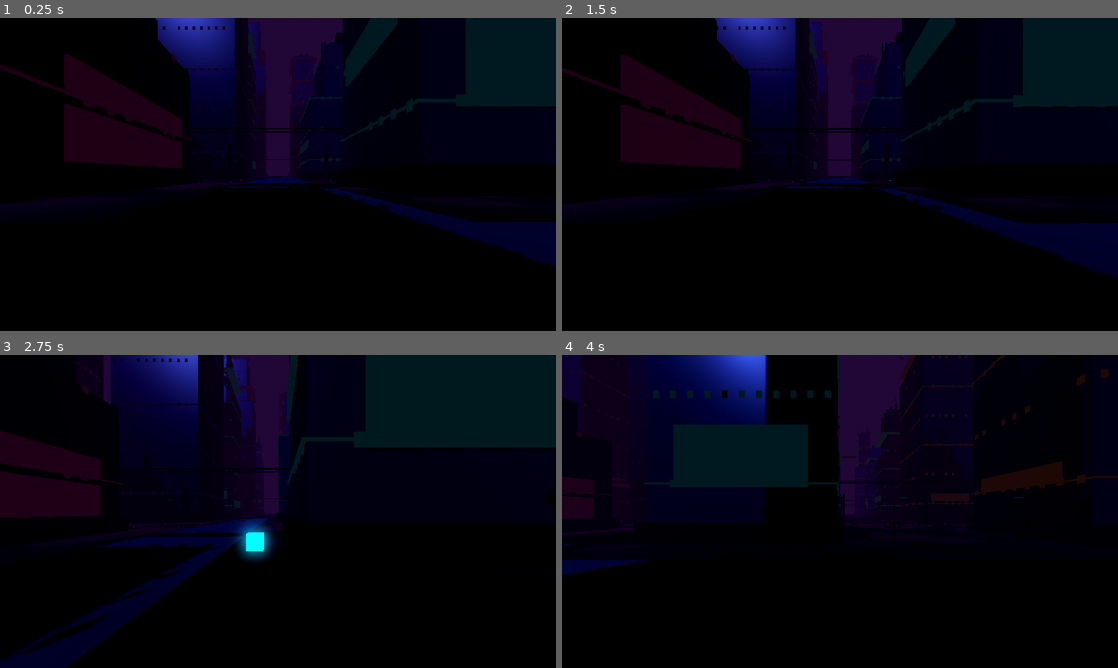
Above: before the commit, frames 1-4 (two rows, left to right).
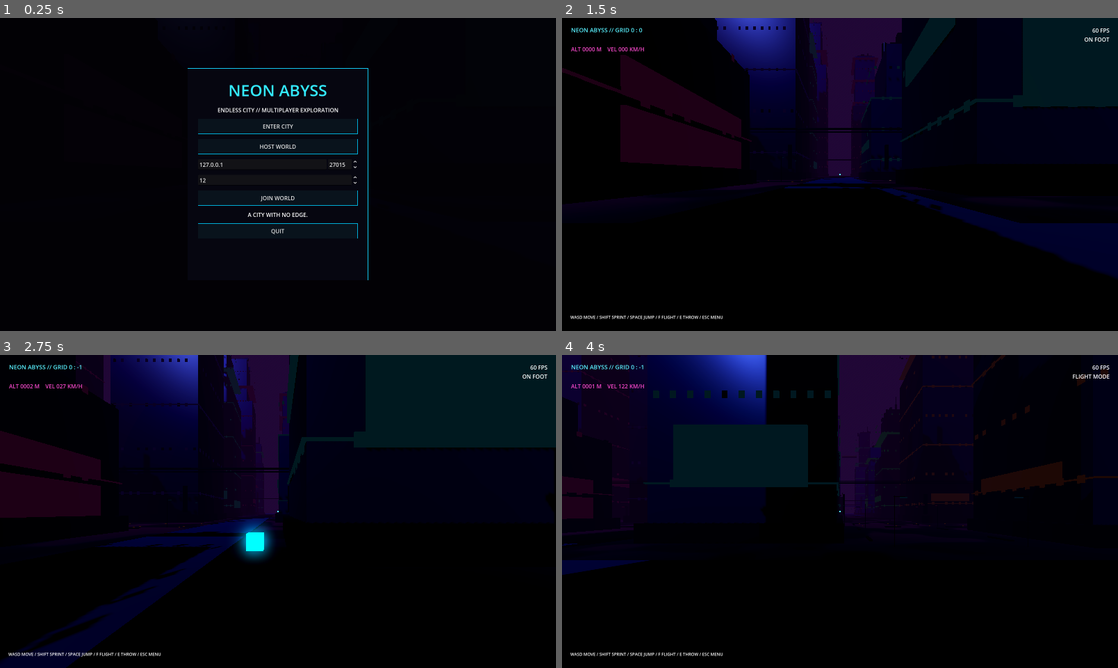
Above: after the commit, the same moments.

Repository: Liladizilla/neon-abyss
Game: Godot game, scene res://scenes/main.tscn
Two runs of this game, one before a commit and one after it. Both use one fixed random seed, a clock stepped at 60 frames per second and the inputs below.
Inputs (mouse positions are in pixels of both pictures, inside the frame that each line leads up to):
- Up to frame 1 (0.25 s): no input
- Up to frame 2 (1.5 s): click (840, 127) at 0.5 s, where only the run after the commit has a clickable "ENTER CITY"; tap Enter at 1.25 s; move the mouse to (962, 158) at 1.27 s; hold D (move_right) from 1.28 s (still down); hold Shift (sprint) from 1.28 s (still down)
- Up to frame 3 (2.75 s): tap Space (jump) at 1.52, 2.27 s; move the mouse to (166, 527) at 2.02 s; release D (move_right) at 2.03 s; release Shift (sprint) at 2.03 s; hold S (move_back) from 2.03 s (still down); tap E (throw_prop) at 2.1 s
- Up to frame 4 (4 s): move the mouse to (895, 442) at 2.77 s; release S (move_back) at 2.78 s; hold D (move_right) 2.78-3.53 s; hold F (toggle_flight) 2.78-3.53 s; move the mouse to (812, 574) at 3.52 s; hold W (move_forward) from 3.53 s (still down); tap Ctrl at 3.6 s; tap Space (jump) at 3.77 s

The runs differ from the first frame. In frame 1, 19% of the frame differs, in the area x 0-100%, y 0-84%; in frame 2, 0.5%; in frame 3, 0.5%; in frame 4, 0.5%.
Error before the commit: Parse Error: No constructor of "Vector3" matches the signature "Vector3(float, float, float, float)". (res://scripts/traffic_system.gd:116)

Commit message:
fix: adjust train window offsets

Diff:
--- a/scripts/traffic_system.gd
+++ b/scripts/traffic_system.gd
@@ -113,7 +113,7 @@
         for w in 8:
             var idx=car*8+w
             var side=-1.0 if w<4 else 1.0
-            var along=Vector3(-3.6,-1.2,1.2,3.6)[w%4]
+            var along=[-3.6,-1.2,1.2,3.6][w%4]
             var win_pos=car_pos+Vector3(along,0.15,side*1.54)
             train_windows.multimesh.set_instance_transform(idx,Transform3D(Basis.IDENTITY,win_pos))
             train_windows.multimesh.set_instance_color(idx,Color(0.05,0.78,1.0) if (car+w)%3 else Color(1.0,0.18,0.62))
